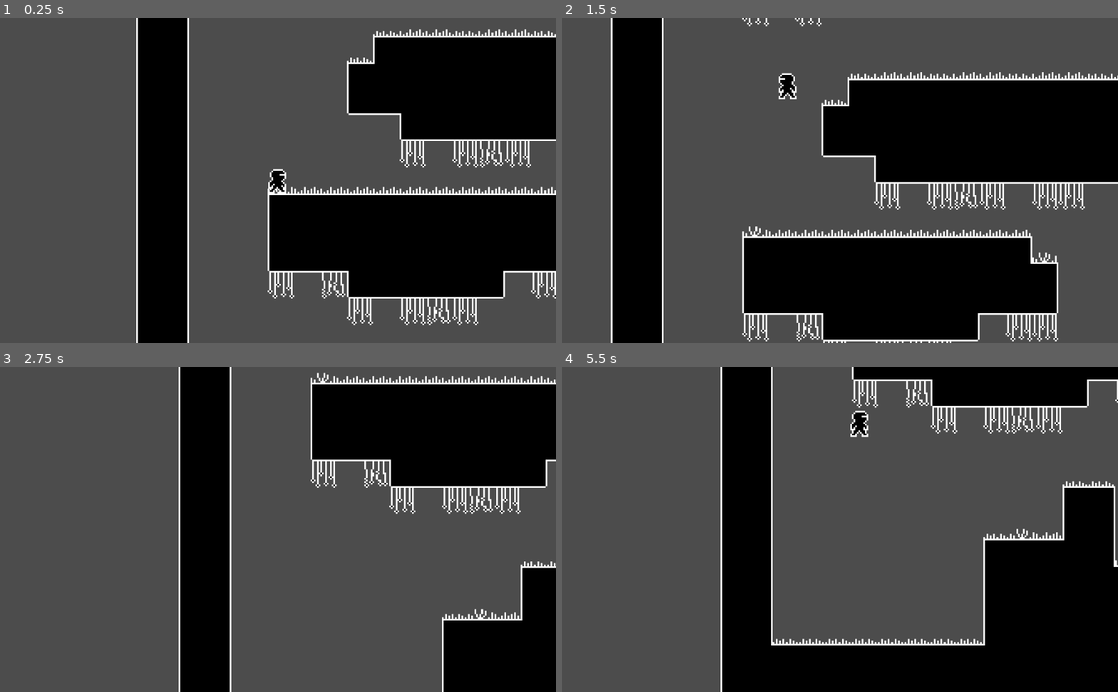
Above: before the commit, frames 1-4 (two rows, left to right).
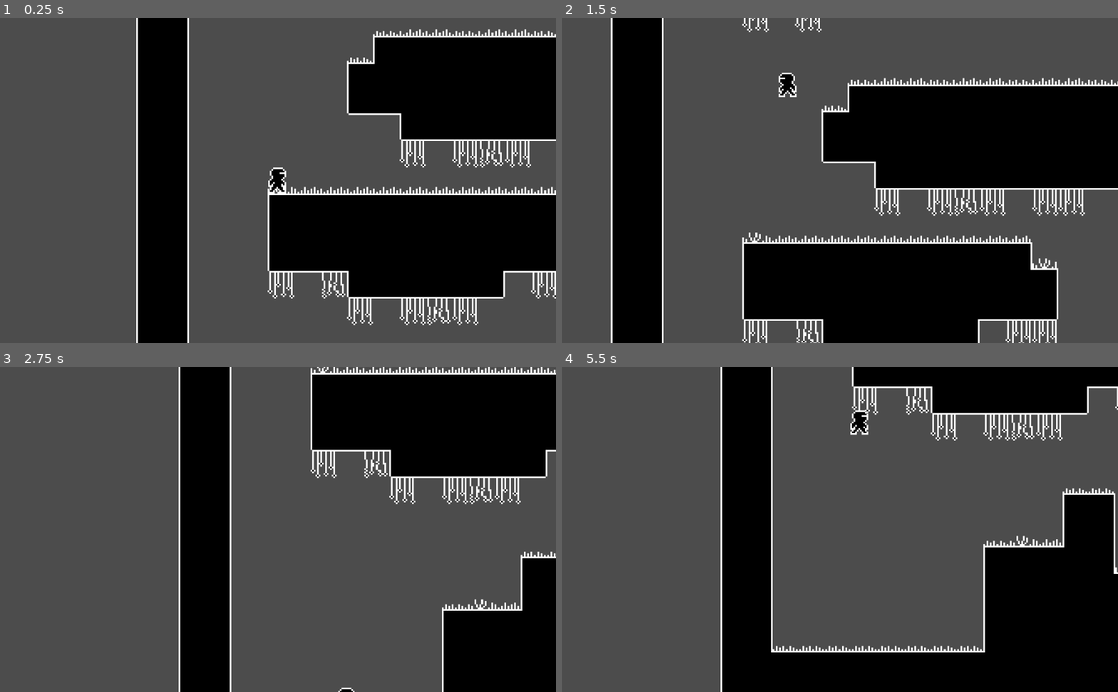
Above: after the commit, the same moments.

Repository: Boyquotes/nuclear-fusion-godot
Game: Godot game, scene res://levels/Level1.tscn
The game is run twice, just before and just after one commit, with the same random seed, the same clock (stepped at 60 frames per second) and the same inputs. The project has no main scene, so this scene is started directly.
Inputs:
- Up to frame 1 (0.25 s): no input
- Up to frame 2 (1.5 s): tap Enter at 0.5 s; hold D (right) 0.53-1.28 s; hold Space (jump) 0.53-1.28 s; hold S (down) from 1.28 s (still down); tap Space (jump) at 1.35 s
- Up to frame 3 (2.75 s): tap Space (jump) at 1.52, 1.82 s; release S (down) at 2.03 s; hold D (right) from 2.03 s (still down); hold Space (jump) from 2.03 s (still down)
- Up to frame 4 (5.5 s): release Space (jump) at 2.78 s; tap Space (jump) at 2.85, 3.02, 3.32, 4.35, 4.52, 4.82 s; release D (right) at 3.53 s; hold Space (jump) 3.53-4.28 s; hold A (left) 3.53-5.03 s; hold S (down) from 5.03 s (still down); hold Space (jump) from 5.03 s (still down)

The runs differ from the first frame. In frame 1, less than 0.1% of the frame differs, in the area x 48-52%, y 45-53%; in frame 2, 7.0%, in the area x 32-100%, y 0-100%; in frame 3, 5.2%; in frame 4, 4.2%.

Commit message:
adjusted player max jump height

Diff:
--- a/actors/Player.gd
+++ b/actors/Player.gd
@@ -15,7 +15,7 @@
 var move_direction = 0
 var wall_direction = 1
 
-var max_jump_height = 4.25 * Globals.UNIT_SIZE
+var max_jump_height = 4.5 * Globals.UNIT_SIZE
 var min_jump_height = 0.75 * Globals.UNIT_SIZE
 var jump_duration = 0.5
 
--- a/actors/Player.tscn
+++ b/actors/Player.tscn
@@ -76,7 +76,7 @@
 [node name="AnimatedSprite" type="AnimatedSprite" parent="."]
 frames = SubResource( 7 )
 animation = "idle"
-frame = 1
+frame = 3
 playing = true
 
 [node name="CollisionShape2D" type="CollisionShape2D" parent="."]
